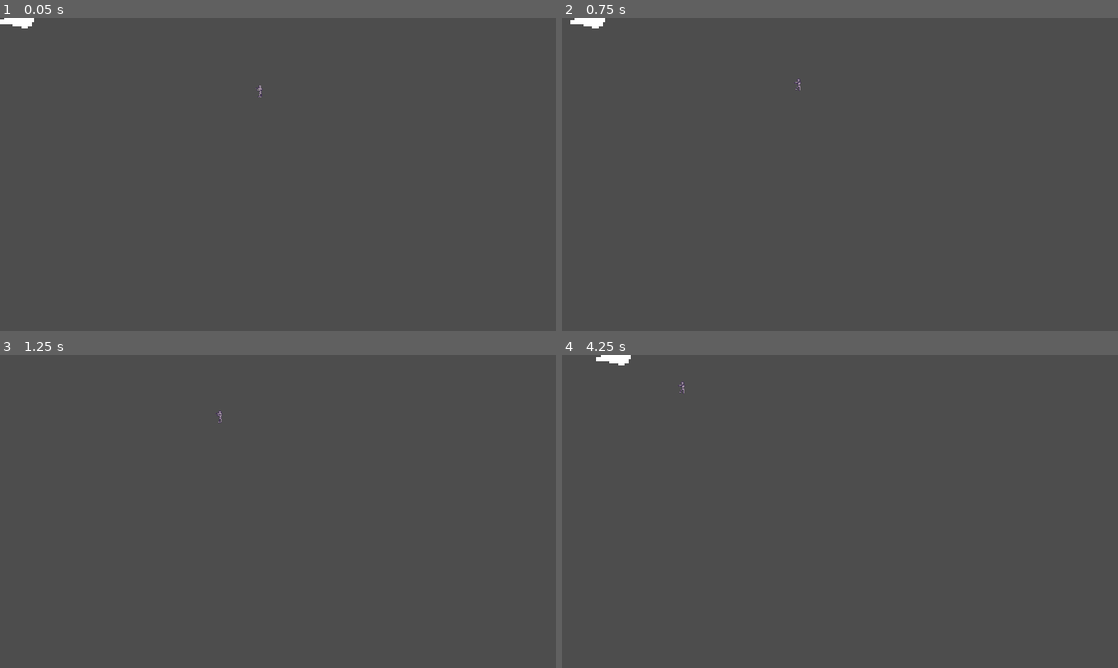
Above: before the commit, frames 1-4 (two rows, left to right).
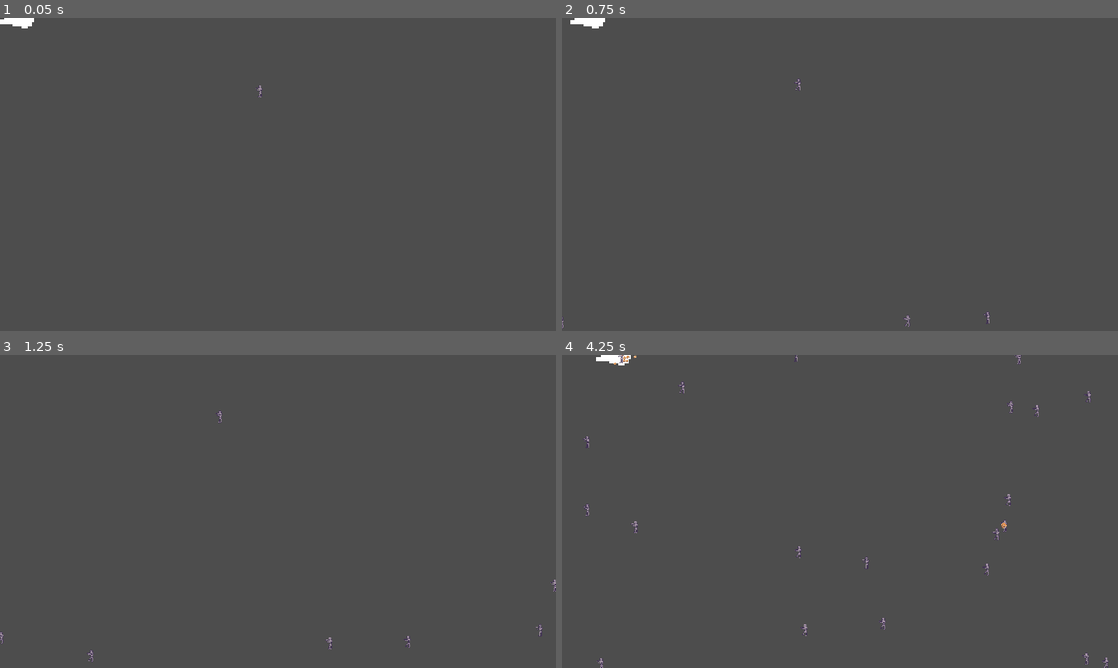
Above: after the commit, the same moments.

Repository: jakeoverall/castle_grimtol_23
Game: Godot game, scene res://scenes/levels/playground.tscn
The game is run twice, just before and just after one commit, with the same random seed, the same clock (stepped at 60 frames per second) and the same inputs. This scene is started directly instead of the project's main scene.
Inputs:
- Up to frame 1 (0.05 s): no input
- Up to frame 2 (0.75 s): hold D (character_right) from 0.53 s (still down)
- Up to frame 3 (1.25 s): keep holding D (character_right)
- Up to frame 4 (4.25 s): release D (character_right) at 1.28 s; hold S (character_down) 1.28-2.03 s; hold D (character_right) 2.03-2.78 s; hold W (character_up) 2.78-3.53 s; hold A (character_left) from 3.53 s (still down)

Frame 1 is identical in both runs. In frame 2, less than 0.1% of the frame differs, in the area x 0-77%, y 93-100%; in frame 3, 0.1%; in frame 4, 0.5%, in the area x 3-99%, y 0-100%.

Commit message:
spawners

Diff:
--- a/scenes/base_mob.tscn
+++ b/scenes/base_mob.tscn
@@ -81,7 +81,7 @@
 
 [node name="AnimatedSprite2D" type="AnimatedSprite2D" parent="."]
 sprite_frames = SubResource("SpriteFrames_xnloo")
-frame_progress = 0.0334393
+frame_progress = 0.0838062
 
 [node name="DeathParticles" type="GPUParticles2D" parent="."]
 amount = 15
--- a/scenes/levels/playground.tscn
+++ b/scenes/levels/playground.tscn
@@ -1,8 +1,15 @@
-[gd_scene load_steps=4 format=3 uid="uid://cgdoc7fjybmpo"]
+[gd_scene load_steps=6 format=3 uid="uid://cgdoc7fjybmpo"]
 
 [ext_resource type="PackedScene" uid="uid://ubol0eudhwft" path="res://scenes/player.tscn" id="1_eh4l7"]
 [ext_resource type="PackedScene" uid="uid://b0ugp5hbkvv2m" path="res://scenes/weapons/whip.tscn" id="2_pwql8"]
 [ext_resource type="PackedScene" uid="uid://cedq72r0cfl3d" path="res://scenes/base_mob.tscn" id="2_s0j65"]
+[ext_resource type="Script" path="res://scripts/utils/enemy_spawner.gd" id="4_caawf"]
+
+[sub_resource type="Curve2D" id="Curve2D_qqc1o"]
+_data = {
+"points": PackedVector2Array(0, 0, 0, 0, 0, 0, 0, 0, 0, 0, 1272, 0, 0, 0, 0, 0, 1280, 720, 0, 0, 0, 0, -8, 712, 0, 0, 0, 0, 0, 0)
+}
+point_count = 5
 
 [node name="playground" type="Node2D"]
 
@@ -14,3 +21,17 @@
 position = Vector2(600, 168)
 speed = 80.0
 target_ref = NodePath("../player")
+
+[node name="EnemySpawner" type="Node" parent="." node_paths=PackedStringArray("mob_timer", "mob_spawn_location_ref", "player_ref")]
+script = ExtResource("4_caawf")
+mob_timer = NodePath("../MobTimer")
+mob_scene = ExtResource("2_s0j65")
+mob_spawn_location_ref = NodePath("../MobPath/MobSpawnLocation")
+player_ref = NodePath("../player")
+
+[node name="MobTimer" type="Timer" parent="."]
+
+[node name="MobPath" type="Path2D" parent="."]
+curve = SubResource("Curve2D_qqc1o")
+
+[node name="MobSpawnLocation" type="PathFollow2D" parent="MobPath"]
--- a/scenes/weapons/whip.tscn
+++ b/scenes/weapons/whip.tscn
@@ -50,7 +50,7 @@
 hitbox_ref = NodePath("HitBox")
 damage_applyer_ref = NodePath("DamageApplyer")
 weapon_base_ref = NodePath("WeaponBase")
-sprite_ref = NodePath("HitBox/Sprite")
+sprite_ref = NodePath("Sprite")
 
 [node name="WeaponBase" type="Node" parent="."]
 script = ExtResource("2_2kj1o")
@@ -58,16 +58,14 @@
 attack_damage = 1.0
 attack_area = 1.0
 
-[node name="HitBox" type="Area2D" parent="."]
-position = Vector2(0, -2.2)
-scale = Vector2(1, 1)
-
-[node name="Sprite" type="AnimatedSprite2D" parent="HitBox"]
-position = Vector2(7.8, 0)
-scale = Vector2(1, 1)
+[node name="Sprite" type="AnimatedSprite2D" parent="."]
+position = Vector2(7.8, -2.2)
 sprite_frames = SubResource("SpriteFrames_hnihe")
 frame = 2
 frame_progress = 0.688568
+
+[node name="HitBox" type="Area2D" parent="."]
+position = Vector2(0, -2.2)
 
 [node name="CollisionShape2D" type="CollisionShape2D" parent="HitBox"]
 position = Vector2(9, -2.38419e-07)
--- a/scripts/autoloads/game_state.gd
+++ b/scripts/autoloads/game_state.gd
@@ -9,7 +9,3 @@
 	exp = 0,
 	level = 0
 }
-
-var mods = {
-
-}
--- a/scripts/mobs/mob_base.gd
+++ b/scripts/mobs/mob_base.gd
@@ -1,4 +1,6 @@
 extends Area2D
+
+class_name MobBase
 
 @export_category("Mob Config")
 @export var speed : float = 100
@@ -15,6 +17,8 @@
 @export var damage_applyer_ref: DamageApplyer
 @export var death_particles_ref: GPUParticles2D
 @export var sprite_renderer_ref: AnimatedSprite2D
+
+signal on_death()
 
 var dead : bool = false
 
@@ -47,6 +51,7 @@
 	sprite_renderer_ref.stop()
 	death_particles_ref.emitting = true
 	mob_movement_ref.speed = 0
+	on_death.emit()
 
 func play_death():
 	sprite_renderer_ref.modulate.a -= .01
--- /dev/null
+++ b/scripts/player/player_base.gd
@@ -0,0 +1,11 @@
+extends Node
+
+
+# Called when the node enters the scene tree for the first time.
+func _ready():
+	pass # Replace with function body.
+
+
+# Called every frame. 'delta' is the elapsed time since the previous frame.
+func _process(delta):
+	pass
--- /dev/null
+++ b/scripts/utils/enemy_spawner.gd
@@ -0,0 +1,35 @@
+extends Node
+
+@export var mobs: Array[MobBase] = []
+@export var max_mobs: int = 40
+@export var mob_interval: float = .2
+@export var mob_timer: Timer
+@export var mob_scene: PackedScene
+@export var mob_spawn_location_ref: PathFollow2D
+@export var player_ref: Node2D
+
+
+# Called when the node enters the scene tree for the first time.
+func _ready():
+	mob_timer.connect("timeout", _on_mob_timer_timeout)
+	mob_timer.start(mob_interval)
+
+
+func _on_mob_timer_timeout():
+	if mobs.size() >= max_mobs:
+		return
+	print('spawn mob')
+	# Create a new instance of the Mob scene.
+	var mob = mob_scene.instantiate() as MobBase
+	mob.target_ref = player_ref
+	# Choose a random location on Path2D.
+
+	mob_spawn_location_ref.progress_ratio = randf()
+
+	# Set the mob's position to a random location.
+	mob.position = mob_spawn_location_ref.position
+
+	mob.on_death.connect(func (): mobs.erase(mob))
+
+	add_child(mob)
+	mobs.append(mob)
